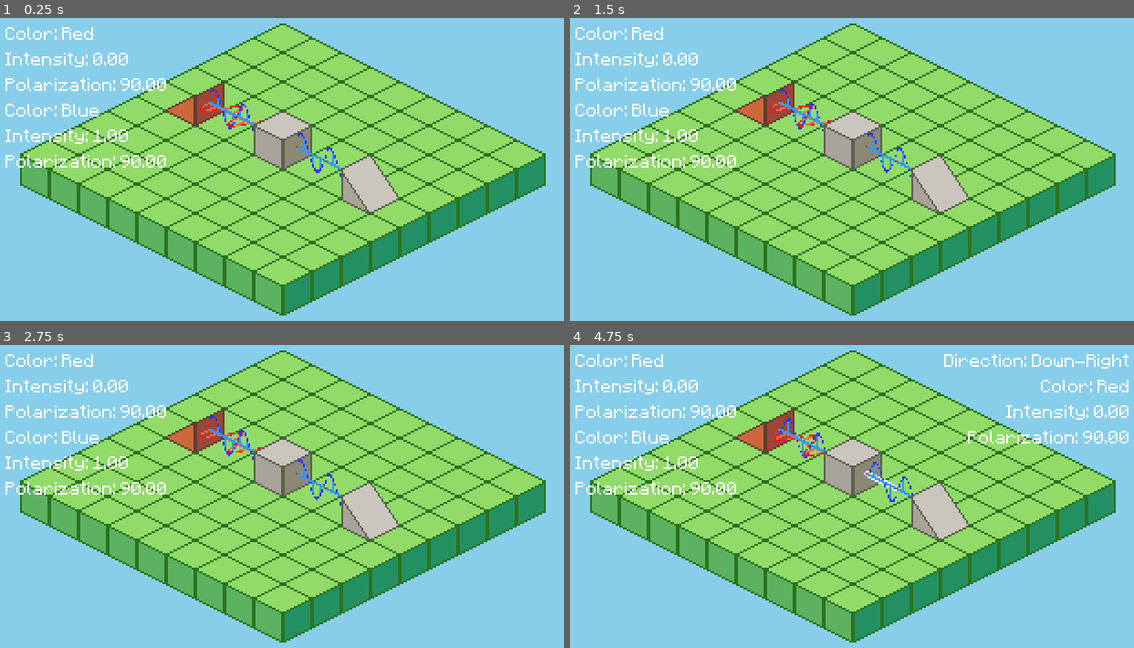
Above: before the commit, frames 1-4 (two rows, left to right).
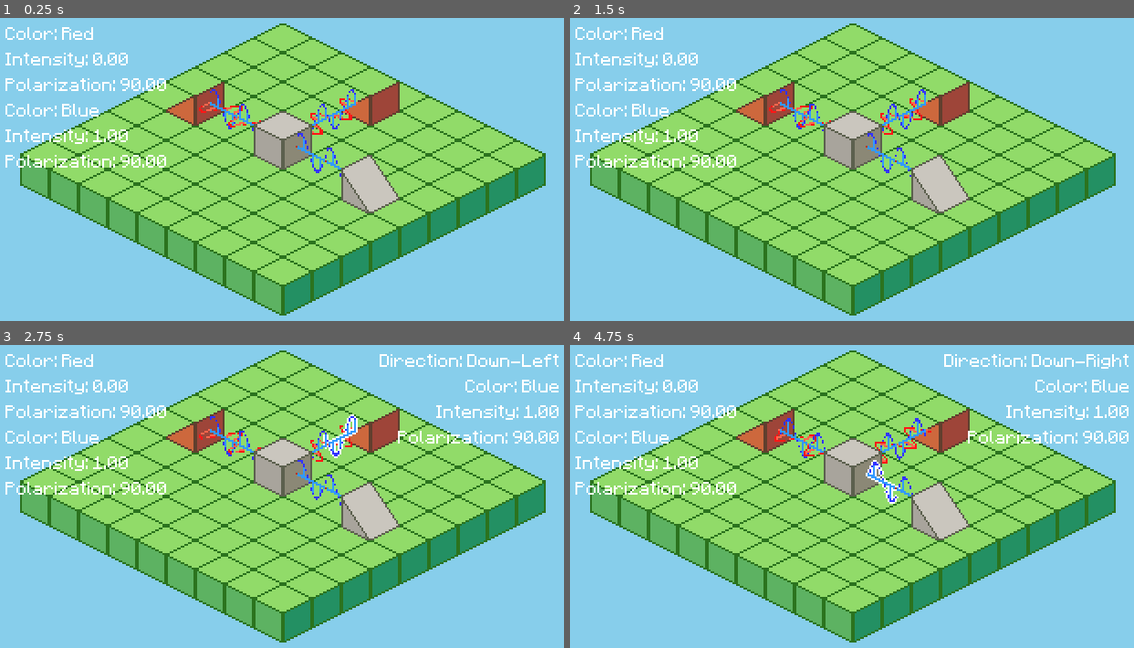
Above: after the commit, the same moments.

Repository: joshmoritty/polarization-puzzle
Game: Godot game, scene res://scenes/game.tscn
The game is run twice, just before and just after one commit, with the same random seed, the same clock (stepped at 60 frames per second) and the same inputs.
Inputs (mouse positions are in pixels of both pictures, inside the frame that each line leads up to):
- Up to frame 1 (0.25 s): no input
- Up to frame 2 (1.5 s): move the mouse to (981, 157) at 0.52 s; click (981, 157) at 0.67 s; drag from (733, 190) to (767, 96) at 1.27 s
- Up to frame 3 (2.75 s): move the mouse to (344, 426) at 2.02 s; click (344, 426) at 2.17 s
- Up to frame 4 (4.75 s): drag from (823, 566) to (852, 466) at 2.77 s; move the mouse to (1026, 548) at 3.52 s; click (1026, 548) at 3.67 s; drag from (677, 451) to (880, 481) at 4.27 s

The runs differ from the first frame. In frame 1, 1.2% of the frame differs, in the area x 37-71%, y 21-39%; in frame 2, 1.2%; in frame 3, 2.6%, in the area x 35-100%, y 3-47%; in frame 4, 1.6%.

Commit message:
fix: make axis an unrotating plane to prevent wave disappearing completely

Diff:
--- a/scenes/game.tscn
+++ b/scenes/game.tscn
@@ -36,13 +36,34 @@
 Label/fonts/font = ExtResource("2_kvpfn")
 Panel/styles/panel = SubResource("StyleBoxFlat_kvpfn")
 
+[sub_resource type="StandardMaterial3D" id="StandardMaterial3D_dinhu"]
+shading_mode = 0
+
+[sub_resource type="PlaneMesh" id="PlaneMesh_kvuet"]
+material = SubResource("StandardMaterial3D_dinhu")
+size = Vector2(0.443, 0.025)
+
 [sub_resource type="PlaneMesh" id="PlaneMesh_p57ef"]
 material = ExtResource("3_dinhu")
 size = Vector2(0.443, 0.443)
 
+[sub_resource type="StandardMaterial3D" id="StandardMaterial3D_kvuet"]
+shading_mode = 0
+
+[sub_resource type="PlaneMesh" id="PlaneMesh_ir15t"]
+material = SubResource("StandardMaterial3D_kvuet")
+size = Vector2(0.443, 0.025)
+
 [sub_resource type="PlaneMesh" id="PlaneMesh_0tnpc"]
 material = ExtResource("3_dinhu")
 size = Vector2(0.443, 0.443)
+
+[sub_resource type="StandardMaterial3D" id="StandardMaterial3D_ca42v"]
+shading_mode = 0
+
+[sub_resource type="PlaneMesh" id="PlaneMesh_rysoc"]
+material = SubResource("StandardMaterial3D_ca42v")
+size = Vector2(0.443, 0.025)
 
 [sub_resource type="ShaderMaterial" id="ShaderMaterial_p57ef"]
 render_priority = 0
@@ -56,89 +77,243 @@
 material = SubResource("ShaderMaterial_p57ef")
 size = Vector2(0.443, 0.443)
 
+[sub_resource type="StandardMaterial3D" id="StandardMaterial3D_trtic"]
+shading_mode = 0
+
+[sub_resource type="PlaneMesh" id="PlaneMesh_264po"]
+material = SubResource("StandardMaterial3D_trtic")
+size = Vector2(0.443, 0.025)
+
 [sub_resource type="PlaneMesh" id="PlaneMesh_vtaks"]
 material = ExtResource("3_dinhu")
 size = Vector2(0.443, 0.443)
 
+[sub_resource type="StandardMaterial3D" id="StandardMaterial3D_1kice"]
+shading_mode = 0
+
+[sub_resource type="PlaneMesh" id="PlaneMesh_5newe"]
+material = SubResource("StandardMaterial3D_1kice")
+size = Vector2(0.443, 0.025)
+
 [sub_resource type="PlaneMesh" id="PlaneMesh_dinhu"]
 material = ExtResource("3_dinhu")
 size = Vector2(0.443, 0.443)
 
+[sub_resource type="StandardMaterial3D" id="StandardMaterial3D_37s47"]
+shading_mode = 0
+
+[sub_resource type="PlaneMesh" id="PlaneMesh_bt5mj"]
+material = SubResource("StandardMaterial3D_37s47")
+size = Vector2(0.443, 0.025)
+
 [sub_resource type="PlaneMesh" id="PlaneMesh_trtic"]
 material = ExtResource("3_dinhu")
 size = Vector2(0.443, 0.443)
 
+[sub_resource type="StandardMaterial3D" id="StandardMaterial3D_e1j6l"]
+shading_mode = 0
+
+[sub_resource type="PlaneMesh" id="PlaneMesh_pl11u"]
+material = SubResource("StandardMaterial3D_e1j6l")
+size = Vector2(0.443, 0.025)
+
 [sub_resource type="PlaneMesh" id="PlaneMesh_ca42v"]
 material = ExtResource("3_dinhu")
 size = Vector2(0.443, 0.443)
 
+[sub_resource type="StandardMaterial3D" id="StandardMaterial3D_bhx41"]
+shading_mode = 0
+
+[sub_resource type="PlaneMesh" id="PlaneMesh_qnb83"]
+material = SubResource("StandardMaterial3D_bhx41")
+size = Vector2(0.443, 0.025)
+
 [sub_resource type="PlaneMesh" id="PlaneMesh_ssvqc"]
 material = ExtResource("3_dinhu")
 size = Vector2(0.443, 0.443)
 
+[sub_resource type="StandardMaterial3D" id="StandardMaterial3D_sww3w"]
+shading_mode = 0
+
+[sub_resource type="PlaneMesh" id="PlaneMesh_suyxu"]
+material = SubResource("StandardMaterial3D_sww3w")
+size = Vector2(0.443, 0.025)
+
 [sub_resource type="PlaneMesh" id="PlaneMesh_1kice"]
 material = ExtResource("3_dinhu")
 size = Vector2(0.443, 0.443)
 
+[sub_resource type="StandardMaterial3D" id="StandardMaterial3D_sgl2t"]
+shading_mode = 0
+
+[sub_resource type="PlaneMesh" id="PlaneMesh_qouja"]
+material = SubResource("StandardMaterial3D_sgl2t")
+size = Vector2(0.443, 0.025)
+
 [sub_resource type="PlaneMesh" id="PlaneMesh_37s47"]
 material = ExtResource("3_dinhu")
 size = Vector2(0.443, 0.443)
 
+[sub_resource type="StandardMaterial3D" id="StandardMaterial3D_wljb1"]
+shading_mode = 0
+
+[sub_resource type="PlaneMesh" id="PlaneMesh_v2yb1"]
+material = SubResource("StandardMaterial3D_wljb1")
+size = Vector2(0.443, 0.025)
+
 [sub_resource type="PlaneMesh" id="PlaneMesh_e1j6l"]
 material = ExtResource("3_dinhu")
 size = Vector2(0.443, 0.443)
 
+[sub_resource type="StandardMaterial3D" id="StandardMaterial3D_js0lu"]
+shading_mode = 0
+
+[sub_resource type="PlaneMesh" id="PlaneMesh_gxtfn"]
+material = SubResource("StandardMaterial3D_js0lu")
+size = Vector2(0.443, 0.025)
+
 [sub_resource type="PlaneMesh" id="PlaneMesh_bhx41"]
 material = ExtResource("3_dinhu")
 size = Vector2(0.443, 0.443)
 
+[sub_resource type="StandardMaterial3D" id="StandardMaterial3D_twgab"]
+shading_mode = 0
+
+[sub_resource type="PlaneMesh" id="PlaneMesh_02fa5"]
+material = SubResource("StandardMaterial3D_twgab")
+size = Vector2(0.443, 0.025)
+
 [sub_resource type="PlaneMesh" id="PlaneMesh_sww3w"]
 material = ExtResource("3_dinhu")
 size = Vector2(0.443, 0.443)
 
+[sub_resource type="StandardMaterial3D" id="StandardMaterial3D_nepv3"]
+shading_mode = 0
+
+[sub_resource type="PlaneMesh" id="PlaneMesh_7025r"]
+material = SubResource("StandardMaterial3D_nepv3")
+size = Vector2(0.443, 0.025)
+
 [sub_resource type="PlaneMesh" id="PlaneMesh_sgl2t"]
 material = ExtResource("3_dinhu")
 size = Vector2(0.443, 0.443)
 
+[sub_resource type="StandardMaterial3D" id="StandardMaterial3D_m4url"]
+shading_mode = 0
+
+[sub_resource type="PlaneMesh" id="PlaneMesh_8ool0"]
+material = SubResource("StandardMaterial3D_m4url")
+size = Vector2(0.443, 0.025)
+
 [sub_resource type="PlaneMesh" id="PlaneMesh_wljb1"]
 material = ExtResource("3_dinhu")
 size = Vector2(0.443, 0.443)
 
+[sub_resource type="StandardMaterial3D" id="StandardMaterial3D_pr1ej"]
+shading_mode = 0
+
+[sub_resource type="PlaneMesh" id="PlaneMesh_05nbr"]
+material = SubResource("StandardMaterial3D_pr1ej")
+size = Vector2(0.443, 0.025)
+
 [sub_resource type="PlaneMesh" id="PlaneMesh_js0lu"]
 material = ExtResource("3_dinhu")
 size = Vector2(0.443, 0.443)
 
+[sub_resource type="StandardMaterial3D" id="StandardMaterial3D_0sl42"]
+shading_mode = 0
+
+[sub_resource type="PlaneMesh" id="PlaneMesh_oaba0"]
+material = SubResource("StandardMaterial3D_0sl42")
+size = Vector2(0.443, 0.025)
+
 [sub_resource type="PlaneMesh" id="PlaneMesh_twgab"]
 material = ExtResource("3_dinhu")
 size = Vector2(0.443, 0.443)
 
+[sub_resource type="StandardMaterial3D" id="StandardMaterial3D_458eo"]
+shading_mode = 0
+
+[sub_resource type="PlaneMesh" id="PlaneMesh_h3rex"]
+material = SubResource("StandardMaterial3D_458eo")
+size = Vector2(0.443, 0.025)
+
 [sub_resource type="PlaneMesh" id="PlaneMesh_nepv3"]
 material = ExtResource("3_dinhu")
 size = Vector2(0.443, 0.443)
 
+[sub_resource type="StandardMaterial3D" id="StandardMaterial3D_fedci"]
+shading_mode = 0
+
+[sub_resource type="PlaneMesh" id="PlaneMesh_8qswn"]
+material = SubResource("StandardMaterial3D_fedci")
+size = Vector2(0.443, 0.025)
+
 [sub_resource type="PlaneMesh" id="PlaneMesh_m4url"]
 material = ExtResource("3_dinhu")
 size = Vector2(0.443, 0.443)
 
+[sub_resource type="StandardMaterial3D" id="StandardMaterial3D_rm0al"]
+shading_mode = 0
+
+[sub_resource type="PlaneMesh" id="PlaneMesh_i4re6"]
+material = SubResource("StandardMaterial3D_rm0al")
+size = Vector2(0.443, 0.025)
+
 [sub_resource type="PlaneMesh" id="PlaneMesh_pr1ej"]
 material = ExtResource("3_dinhu")
 size = Vector2(0.443, 0.443)
 
+[sub_resource type="StandardMaterial3D" id="StandardMaterial3D_pf7vy"]
+shading_mode = 0
+
+[sub_resource type="PlaneMesh" id="PlaneMesh_o8ni1"]
+material = SubResource("StandardMaterial3D_pf7vy")
+size = Vector2(0.443, 0.025)
+
 [sub_resource type="PlaneMesh" id="PlaneMesh_0sl42"]
 material = ExtResource("3_dinhu")
 size = Vector2(0.443, 0.443)
 
+[sub_resource type="StandardMaterial3D" id="StandardMaterial3D_3hbvx"]
+shading_mode = 0
+
+[sub_resource type="PlaneMesh" id="PlaneMesh_q8j3a"]
+material = SubResource("StandardMaterial3D_3hbvx")
+size = Vector2(0.443, 0.025)
+
 [sub_resource type="PlaneMesh" id="PlaneMesh_458eo"]
 material = ExtResource("3_dinhu")
 size = Vector2(0.443, 0.443)
 
+[sub_resource type="StandardMaterial3D" id="StandardMaterial3D_ms3bu"]
+shading_mode = 0
+
+[sub_resource type="PlaneMesh" id="PlaneMesh_7ixpq"]
+material = SubResource("StandardMaterial3D_ms3bu")
+size = Vector2(0.443, 0.025)
+
 [sub_resource type="PlaneMesh" id="PlaneMesh_fedci"]
 material = ExtResource("3_dinhu")
 size = Vector2(0.443, 0.443)
 
+[sub_resource type="StandardMaterial3D" id="StandardMaterial3D_bk1p3"]
+shading_mode = 0
+
+[sub_resource type="PlaneMesh" id="PlaneMesh_n8ral"]
+material = SubResource("StandardMaterial3D_bk1p3")
+size = Vector2(0.443, 0.025)
+
 [sub_resource type="PlaneMesh" id="PlaneMesh_rm0al"]
 material = ExtResource("3_dinhu")
 size = Vector2(0.443, 0.443)
+
+[sub_resource type="StandardMaterial3D" id="StandardMaterial3D_yd4ix"]
+shading_mode = 0
+
+[sub_resource type="PlaneMesh" id="PlaneMesh_66xif"]
+material = SubResource("StandardMaterial3D_yd4ix")
+size = Vector2(0.443, 0.025)
 
 [sub_resource type="PlaneMesh" id="PlaneMesh_pf7vy"]
 material = ExtResource("3_dinhu")
@@ -303,103 +478,202 @@
 
 [node name="0 0" type="MeshInstance3D" parent="SubViewport"]
 transform = Transform3D(1, 0, 0, 0, 1, 0, 0, 0, 1, -1.284, 1.228, 0.428)
+mesh = SubResource("PlaneMesh_kvuet")
+
+[node name="Wave" type="MeshInstance3D" parent="SubViewport/0 0"]
+transform = Transform3D(1, 0, 0, 0, 1, 0, 0, 0, 1, 0, -0.001, 0)
 mesh = SubResource("PlaneMesh_p57ef")
 
 [node name="0 1" type="MeshInstance3D" parent="SubViewport"]
 transform = Transform3D(1, 0, 0, 0, 1, 0, 0, 0, 1, -0.856, 1.228, 0)
-instance_shader_parameters/wave_color = Color(1, 1, 0, 1)
+mesh = SubResource("PlaneMesh_ir15t")
+
+[node name="Wave" type="MeshInstance3D" parent="SubViewport/0 1"]
+transform = Transform3D(1, 0, 0, 0, 1, 0, 0, 0, 1, 0, -0.001, 0)
 mesh = SubResource("PlaneMesh_0tnpc")
 
 [node name="0 2" type="MeshInstance3D" parent="SubViewport"]
 transform = Transform3D(1, 0, 0, 0, 1, 0, 0, 0, 1, -0.428, 1.228, -0.428)
+mesh = SubResource("PlaneMesh_rysoc")
+
+[node name="Wave" type="MeshInstance3D" parent="SubViewport/0 2"]
+transform = Transform3D(1, 0, 0, 0, 1, 0, 0, 0, 1, 0, -0.001, 0)
 mesh = SubResource("PlaneMesh_u5sy4")
 
 [node name="0 3" type="MeshInstance3D" parent="SubViewport"]
 transform = Transform3D(1, 0, 0, 0, 1, 0, 0, 0, 1, 0, 1.228, -0.856)
+mesh = SubResource("PlaneMesh_264po")
+
+[node name="Wave" type="MeshInstance3D" parent="SubViewport/0 3"]
+transform = Transform3D(1, 0, 0, 0, 1, 0, 0, 0, 1, 0, -0.001, 0)
 mesh = SubResource("PlaneMesh_vtaks")
 
 [node name="0 4" type="MeshInstance3D" parent="SubViewport"]
 transform = Transform3D(1, 0, 0, 0, 1, 0, 0, 0, 1, 0.428, 1.228, -1.284)
+mesh = SubResource("PlaneMesh_5newe")
+
+[node name="Wave" type="MeshInstance3D" parent="SubViewport/0 4"]
+transform = Transform3D(1, 0, 0, 0, 1, 0, 0, 0, 1, 0, -0.001, 0)
 mesh = SubResource("PlaneMesh_dinhu")
 
 [node name="1 0" type="MeshInstance3D" parent="SubViewport"]
 transform = Transform3D(1, 0, 0, 0, 1, 0, 0, 0, 1, -1.07, 0.704, 0.642)
+mesh = SubResource("PlaneMesh_bt5mj")
+
+[node name="Wave" type="MeshInstance3D" parent="SubViewport/1 0"]
+transform = Transform3D(1, 0, 0, 0, 1, 0, 0, 0, 1, 0, -0.001, 0)
 mesh = SubResource("PlaneMesh_trtic")
 
 [node name="1 1" type="MeshInstance3D" parent="SubViewport"]
 transform = Transform3D(1, 0, 0, 0, 1, 0, 0, 0, 1, -0.642, 0.704, 0.214)
+mesh = SubResource("PlaneMesh_pl11u")
+
+[node name="Wave" type="MeshInstance3D" parent="SubViewport/1 1"]
+transform = Transform3D(1, 0, 0, 0, 1, 0, 0, 0, 1, 0, -0.001, 0)
 mesh = SubResource("PlaneMesh_ca42v")
 
 [node name="1 2" type="MeshInstance3D" parent="SubViewport"]
 transform = Transform3D(1, 0, 0, 0, 1, 0, 0, 0, 1, -0.214, 0.704, -0.214)
+mesh = SubResource("PlaneMesh_qnb83")
+
+[node name="Wave" type="MeshInstance3D" parent="SubViewport/1 2"]
+transform = Transform3D(1, 0, 0, 0, 1, 0, 0, 0, 1, 0, -0.001, 0)
 mesh = SubResource("PlaneMesh_ssvqc")
 
 [node name="1 3" type="MeshInstance3D" parent="SubViewport"]
 transform = Transform3D(1, 0, 0, 0, 1, 0, 0, 0, 1, 0.214, 0.704, -0.642)
+mesh = SubResource("PlaneMesh_suyxu")
+
+[node name="Wave" type="MeshInstance3D" parent="SubViewport/1 3"]
+transform = Transform3D(1, 0, 0, 0, 1, 0, 0, 0, 1, 0, -0.001, 0)
 mesh = SubResource("PlaneMesh_1kice")
 
 [node name="1 4" type="MeshInstance3D" parent="SubViewport"]
 transform = Transform3D(1, 0, 0, 0, 1, 0, 0, 0, 1, 0.642, 0.704, -1.07)
+mesh = SubResource("PlaneMesh_qouja")
+
+[node name="Wave" type="MeshInstance3D" parent="SubViewport/1 4"]
+transform = Transform3D(1, 0, 0, 0, 1, 0, 0, 0, 1, 0, -0.001, 0)
 mesh = SubResource("PlaneMesh_37s47")
 
 [node name="2 0" type="MeshInstance3D" parent="SubViewport"]
 transform = Transform3D(1, 0, 0, 0, 1, 0, 0, 0, 1, -0.856, 0.18, 0.856)
+mesh = SubResource("PlaneMesh_v2yb1")
+
+[node name="Wave" type="MeshInstance3D" parent="SubViewport/2 0"]
+transform = Transform3D(1, 0, 0, 0, 1, 0, 0, 0, 1, 0, -0.001, 0)
 mesh = SubResource("PlaneMesh_e1j6l")
 
 [node name="2 1" type="MeshInstance3D" parent="SubViewport"]
 transform = Transform3D(1, 0, 0, 0, 1, 0, 0, 0, 1, -0.428, 0.18, 0.428)
+mesh = SubResource("PlaneMesh_gxtfn")
+
+[node name="Wave" type="MeshInstance3D" parent="SubViewport/2 1"]
+transform = Transform3D(1, 0, 0, 0, 1, 0, 0, 0, 1, 0, -0.001, 0)
 mesh = SubResource("PlaneMesh_bhx41")
 
 [node name="2 2" type="MeshInstance3D" parent="SubViewport"]
 transform = Transform3D(1, 0, 0, 0, 1, 0, 0, 0, 1, 0, 0.18, 0)
+mesh = SubResource("PlaneMesh_02fa5")
+
+[node name="Wave" type="MeshInstance3D" parent="SubViewport/2 2"]
+transform = Transform3D(1, 0, 0, 0, 1, 0, 0, 0, 1, 0, -0.001, 0)
 mesh = SubResource("PlaneMesh_sww3w")
 
 [node name="2 3" type="MeshInstance3D" parent="SubViewport"]
 transform = Transform3D(1, 0, 0, 0, 1, 0, 0, 0, 1, 0.428, 0.18, -0.428)
+mesh = SubResource("PlaneMesh_7025r")
+
+[node name="Wave" type="MeshInstance3D" parent="SubViewport/2 3"]
+transform = Transform3D(1, 0, 0, 0, 1, 0, 0, 0, 1, 0, -0.001, 0)
 mesh = SubResource("PlaneMesh_sgl2t")
 
 [node name="2 4" type="MeshInstance3D" parent="SubViewport"]
 transform = Transform3D(1, 0, 0, 0, 1, 0, 0, 0, 1, 0.856, 0.18, -0.856)
+mesh = SubResource("PlaneMesh_8ool0")
+
+[node name="Wave" type="MeshInstance3D" parent="SubViewport/2 4"]
+transform = Transform3D(1, 0, 0, 0, 1, 0, 0, 0, 1, 0, -0.001, 0)
 mesh = SubResource("PlaneMesh_wljb1")
 
 [node name="3 0" type="MeshInstance3D" parent="SubViewport"]
 transform = Transform3D(1, 0, 0, 0, 1, 0, 0, 0, 1, -0.642, -0.344, 1.07)
+mesh = SubResource("PlaneMesh_05nbr")
+
+[node name="Wave" type="MeshInstance3D" parent="SubViewport/3 0"]
+transform = Transform3D(1, 0, 0, 0, 1, 0, 0, 0, 1, 0, -0.001, 0)
 mesh = SubResource("PlaneMesh_js0lu")
 
 [node name="3 1" type="MeshInstance3D" parent="SubViewport"]
 transform = Transform3D(1, 0, 0, 0, 1, 0, 0, 0, 1, -0.214, -0.344, 0.642)
+mesh = SubResource("PlaneMesh_oaba0")
+
+[node name="Wave" type="MeshInstance3D" parent="SubViewport/3 1"]
+transform = Transform3D(1, 0, 0, 0, 1, 0, 0, 0, 1, 0, -0.001, 0)
 mesh = SubResource("PlaneMesh_twgab")
 
 [node name="3 2" type="MeshInstance3D" parent="SubViewport"]
 transform = Transform3D(1, 0, 0, 0, 1, 0, 0, 0, 1, 0.214, -0.344, 0.214)
+mesh = SubResource("PlaneMesh_h3rex")
+
+[node name="Wave" type="MeshInstance3D" parent="SubViewport/3 2"]
+transform = Transform3D(1, 0, 0, 0, 1, 0, 0, 0, 1, 0, -0.001, 0)
 mesh = SubResource("PlaneMesh_nepv3")
 
 [node name="3 3" type="MeshInstance3D" parent="SubViewport"]
 transform = Transform3D(1, 0, 0, 0, 1, 0, 0, 0, 1, 0.642, -0.344, -0.214)
+mesh = SubResource("PlaneMesh_8qswn")
+
+[node name="Wave" type="MeshInstance3D" parent="SubViewport/3 3"]
+transform = Transform3D(1, 0, 0, 0, 1, 0, 0, 0, 1, 0, -0.001, 0)
 mesh = SubResource("PlaneMesh_m4url")
 
 [node name="3 4" type="MeshInstance3D" parent="SubViewport"]
 transform = Transform3D(1, 0, 0, 0, 1, 0, 0, 0, 1, 1.07, -0.344, -0.642)
+mesh = SubResource("PlaneMesh_i4re6")
+
+[node name="Wave" type="MeshInstance3D" parent="SubViewport/3 4"]
+transform = Transform3D(1, 0, 0, 0, 1, 0, 0, 0, 1, 0, -0.001, 0)
 mesh = SubResource("PlaneMesh_pr1ej")
 
 [node name="4 0" type="MeshInstance3D" parent="SubViewport"]
 transform = Transform3D(1, 0, 0, 0, 1, 0, 0, 0, 1, -0.428, -0.868, 1.284)
+mesh = SubResource("PlaneMesh_o8ni1")
+
+[node name="Wave" type="MeshInstance3D" parent="SubViewport/4 0"]
+transform = Transform3D(1, 0, 0, 0, 1, 0, 0, 0, 1, 0, -0.001, 0)
 mesh = SubResource("PlaneMesh_0sl42")
 
 [node name="4 1" type="MeshInstance3D" parent="SubViewport"]
 transform = Transform3D(1, 0, 0, 0, 1, 0, 0, 0, 1, 0, -0.868, 0.856)
+mesh = SubResource("PlaneMesh_q8j3a")
+
+[node name="Wave" type="MeshInstance3D" parent="SubViewport/4 1"]
+transform = Transform3D(1, 0, 0, 0, 1, 0, 0, 0, 1, 0, -0.001, 0)
 mesh = SubResource("PlaneMesh_458eo")
 
 [node name="4 2" type="MeshInstance3D" parent="SubViewport"]
 transform = Transform3D(1, 0, 0, 0, 1, 0, 0, 0, 1, 0.428, -0.868, 0.428)
+mesh = SubResource("PlaneMesh_7ixpq")
+
+[node name="Wave" type="MeshInstance3D" parent="SubViewport/4 2"]
+transform = Transform3D(1, 0, 0, 0, 1, 0, 0, 0, 1, 0, -0.001, 0)
 mesh = SubResource("PlaneMesh_fedci")
 
 [node name="4 3" type="MeshInstance3D" parent="SubViewport"]
 transform = Transform3D(1, 0, 0, 0, 1, 0, 0, 0, 1, 0.856, -0.868, 0)
+mesh = SubResource("PlaneMesh_n8ral")
+
+[node name="Wave" type="MeshInstance3D" parent="SubViewport/4 3"]
+transform = Transform3D(1, 0, 0, 0, 1, 0, 0, 0, 1, 0, -0.001, 0)
 mesh = SubResource("PlaneMesh_rm0al")
 
 [node name="4 4" type="MeshInstance3D" parent="SubViewport"]
 transform = Transform3D(1, 0, 0, 0, 1, 0, 0, 0, 1, 1.284, -0.868, -0.428)
+mesh = SubResource("PlaneMesh_66xif")
+
+[node name="Wave" type="MeshInstance3D" parent="SubViewport/4 4"]
+transform = Transform3D(1, 0, 0, 0, 1, 0, 0, 0, 1, 0, -0.001, 0)
 mesh = SubResource("PlaneMesh_pf7vy")
 
 [node name="GroundTiles" type="TileMapLayer" parent="."]
@@ -439,6 +713,17 @@
 script = ExtResource("6_p57ef")
 dir = 1
 
+[node name="MultiSource2" type="Sprite2D" parent="ObjectTiles"]
+position = Vector2(48, -40)
+texture = ExtResource("9_dinhu")
+script = ExtResource("12_trtic")
+intensity_1 = 1
+enabled_2 = true
+intensity_2 = 1
+polar_2 = 90
+color_2 = 3
+dir = 2
+
 [node name="Camera" type="Camera2D" parent="."]
 position = Vector2(160, 90)
 script = ExtResource("7_u5sy4")
--- a/scripts/beam.gd
+++ b/scripts/beam.gd
@@ -6,6 +6,7 @@
 var length: int = 0
 var mesh_coord: Vector2i
 var mesh: MeshInstance3D
+var wave_mesh: MeshInstance3D
 var end_obj: LightObject = null
 
 func _init(
@@ -21,6 +22,7 @@
 
 	mesh_coord = controller.get_next_mesh_coord()
 	mesh = controller.view.find_child("%d %d" % [mesh_coord.x, mesh_coord.y])
+	wave_mesh = mesh.find_child("Wave")
 
 	update_sprite()
 
@@ -62,15 +64,19 @@
 	else:
 		mesh.rotation_degrees.y = 0
 
-	mesh.rotation_degrees.x = data.polar
+	wave_mesh.rotation_degrees.x = data.polar
 	var color = LightColor.enum_to_col(data.color)
 	var opacity = 1;
 	var wave_color = lerp(Color(color.min_wave, opacity), Color(color.max_wave, opacity), data.intensity)
 	var axis_color = lerp(Color(color.min_axis, opacity), Color(color.max_axis, opacity), data.intensity)
-	mesh.set_instance_shader_parameter("wave_color", wave_color)
-	mesh.set_instance_shader_parameter("connector_color", axis_color)
-	mesh.set_instance_shader_parameter("axis_color", axis_color)
-	mesh.set_instance_shader_parameter("amplitude", data.intensity * 0.4)
+	wave_mesh.set_instance_shader_parameter("wave_color", wave_color)
+	wave_mesh.set_instance_shader_parameter("connector_color", axis_color)
+	wave_mesh.set_instance_shader_parameter("axis_color", axis_color)
+	wave_mesh.set_instance_shader_parameter("amplitude", data.intensity * 0.4)
+
+	var plane = mesh.mesh as PlaneMesh
+	var material = plane.material as StandardMaterial3D
+	material.albedo_color = axis_color
 
 func update(p_data: LightData):
 	data = p_data
Not shown: 1 places in scenes/game.tscn that only renumber resources
